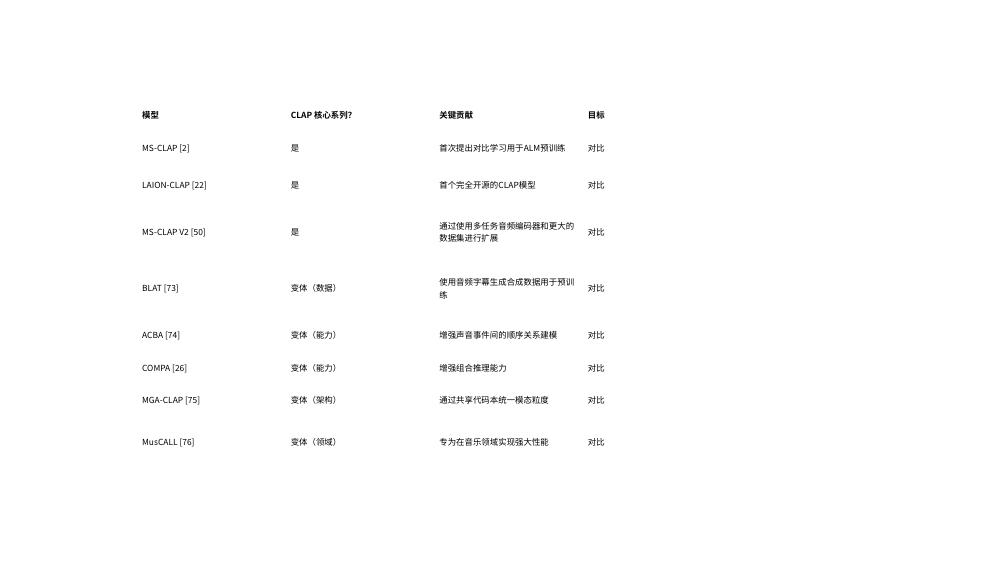
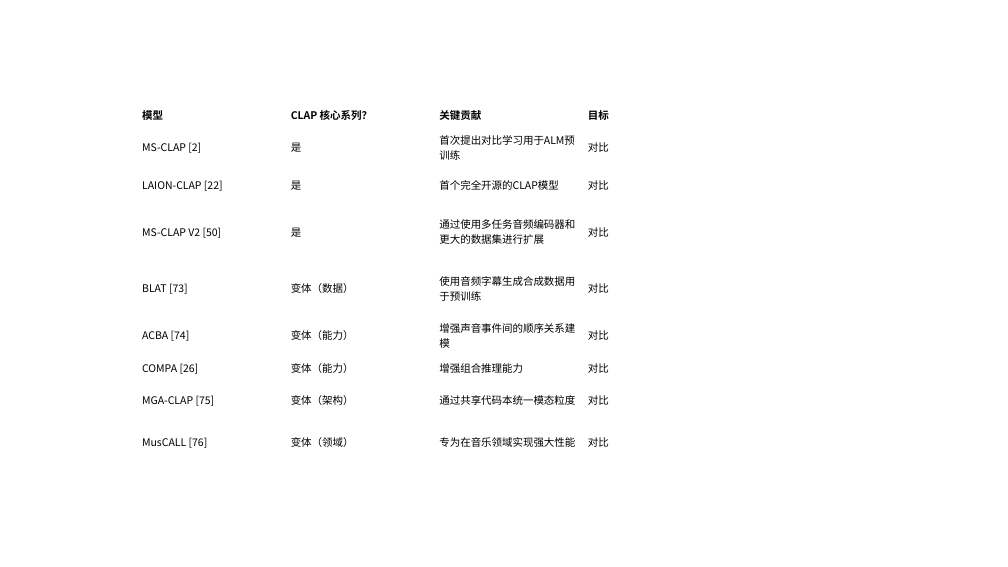
Before and after one commit to dongwhfdyer/utils_come, a slide deck: slide 3 of 论文调研.pptx (slide 4 before the commit). Drawn at 1008x567 pixels with LibreOffice and Linux fonts; fonts in the diff are those of the drawing. Boxes give left, top, right and bottom in pixels: in the first picture for what was removed or moved away, otherwise in the second. Text is boxed around its words. In the diff, an @@ line names an element or a change of style, - is before the commit and + after.

```diff
--- a/论文调研.pptx
+++ b/论文调研.pptx
@@ table at <box>139,104,735,464</box> @@
@@ size 8 to 10 pt @@
```
Also in this commit, not shown: 6 other slides changed, 5 slides added, 2 slides removed, 2 other files.
